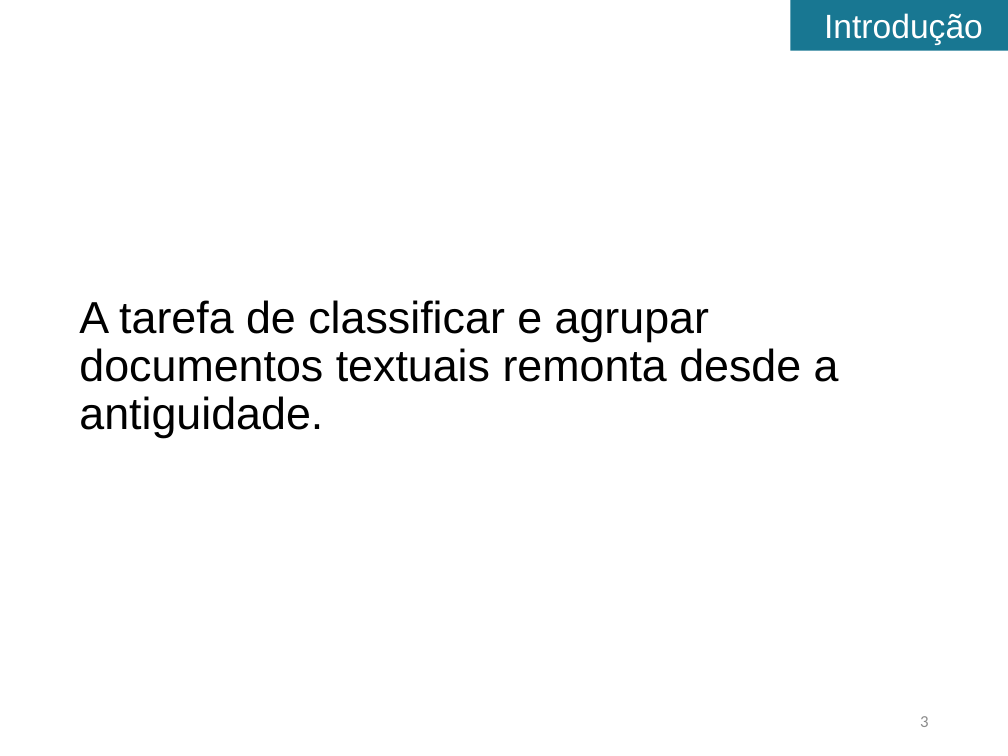
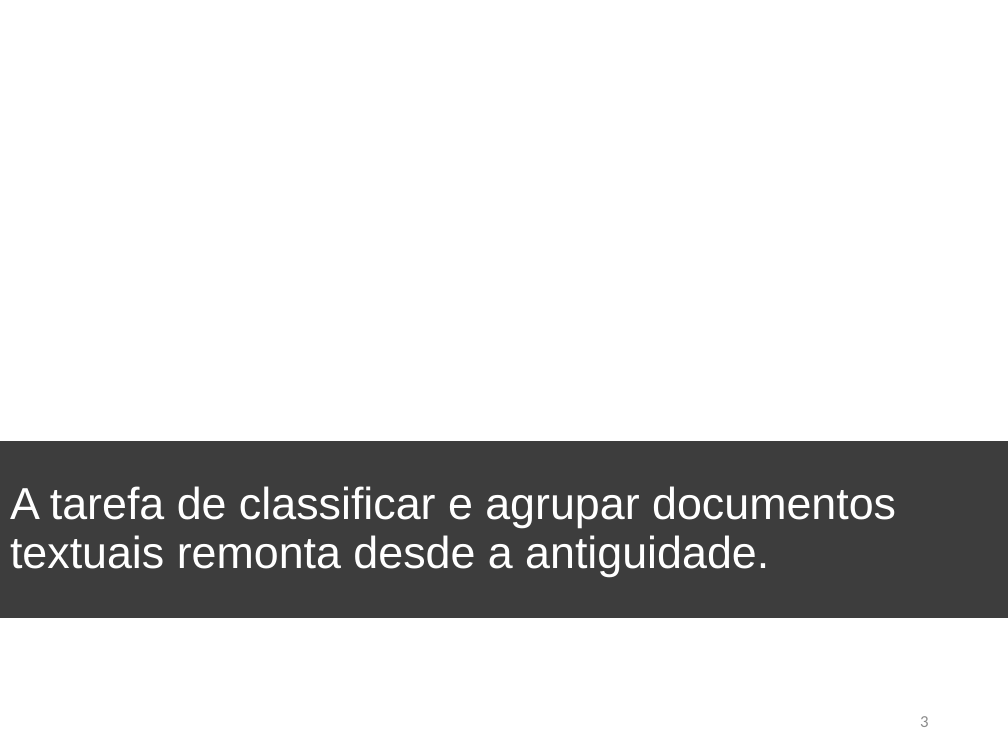
Before and after one commit to tomferreira/mac499, a slide deck: slide 3 of apresentacao/Apresentacao.pptx. Drawn at 1008x756 pixels with LibreOffice and Linux fonts; fonts in the diff are those of the drawing; background and template pictures are left out. Boxes give left, top, right and bottom in pixels: in the first picture for what was removed or moved away, otherwise in the second. Text is boxed around its words. In the diff, an @@ line names an element or a change of style, - is before the commit and + after.

```diff
--- a/apresentacao/Apresentacao.pptx
+++ b/apresentacao/Apresentacao.pptx
@@ rectangle removed at <box>790,0,1008,50</box> @@
-Introdução
@@ rectangle "A tarefa de classificar e ...": place and size @@
-rectangle "A tarefa de classificar e ..." at <box>79,300,839,438</box>
+rectangle "A tarefa de classificar e ..." at <box>0,442,1008,618</box>
@@ rectangle "A tarefa de classificar e ..." at <box>0,442,1008,618</box>: text colour #000000 to #FFFFFF; vertical alignment top to middle; fill none to #0D0D0D at 80% opacity @@
```
Also in this commit, not shown: 6 other slides changed, 2 slides added, 4 slides removed.
